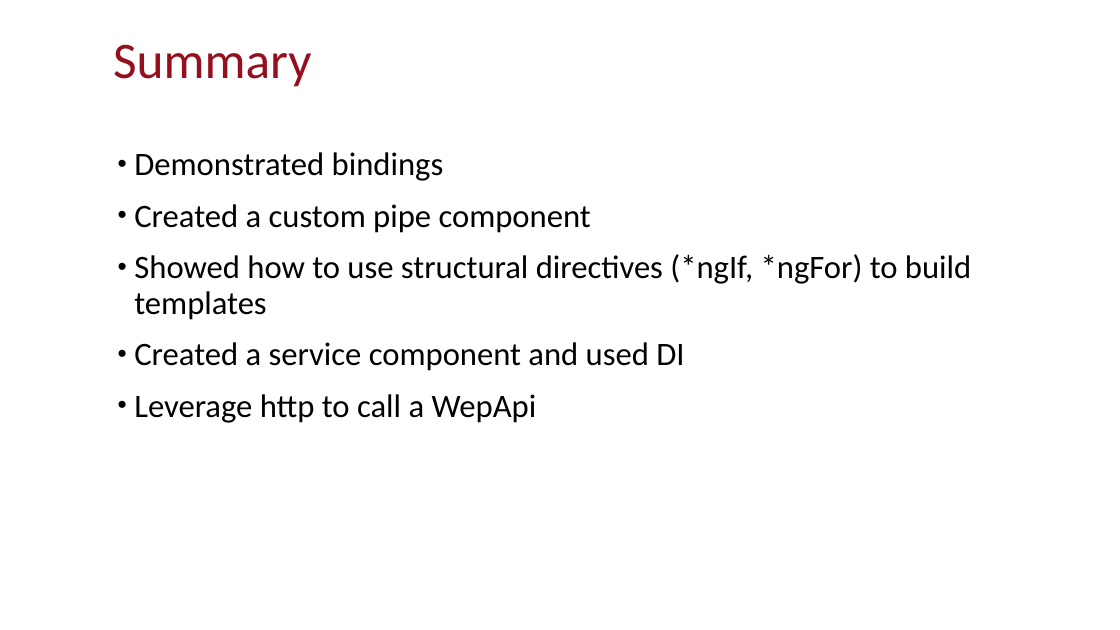
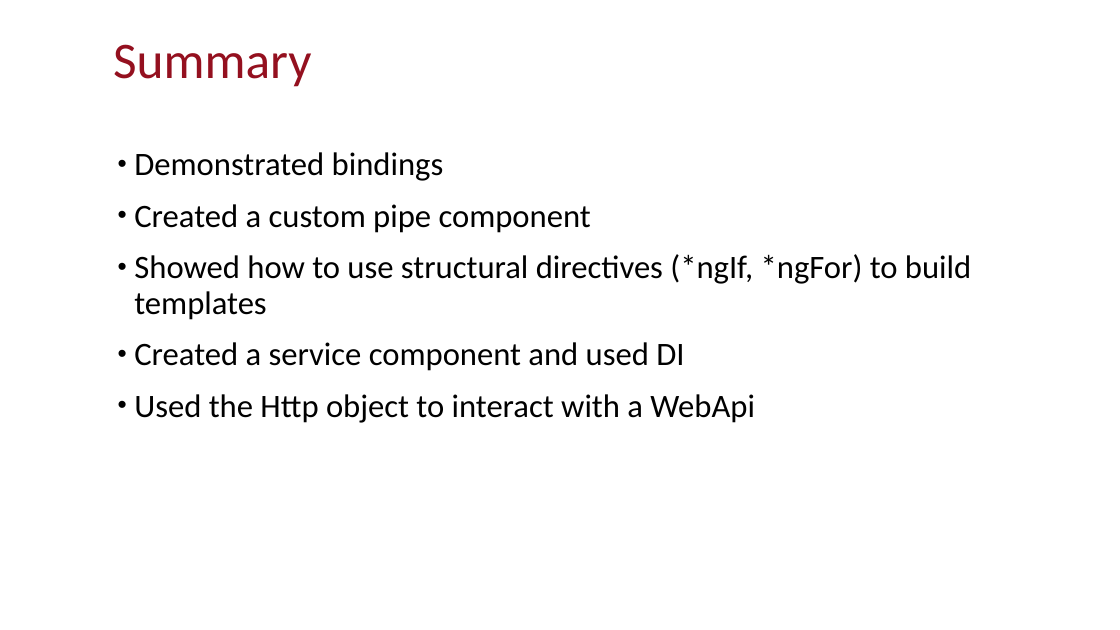
Before and after one commit to CRANK211/vs17-ng2-dnc, a slide deck: slide 42 of Using VS 2017 to build Angular 2.x web apps V2.pptx. Drawn at 1120x630 pixels with LibreOffice and Linux fonts; fonts in the diff are those of the drawing. Boxes give left, top, right and bottom in pixels: in the first picture for what was removed or moved away, otherwise in the second. Text is boxed around its words. In the diff, an @@ line names an element or a change of style, - is before the commit and + after.

```diff
--- a/Using VS 2017 to build Angular 2.x web apps V2.pptx
+++ b/Using VS 2017 to build Angular 2.x web apps V2.pptx
@@ text at <box>134,394,755,423</box>: text changed @@
-• Leverage http to call a WepApi
+• Used the Http object to interact with a WebApi
```
Also in this commit, not shown: 33 other slides changed, 3 slides added, 3 slides removed, 20 other files.
